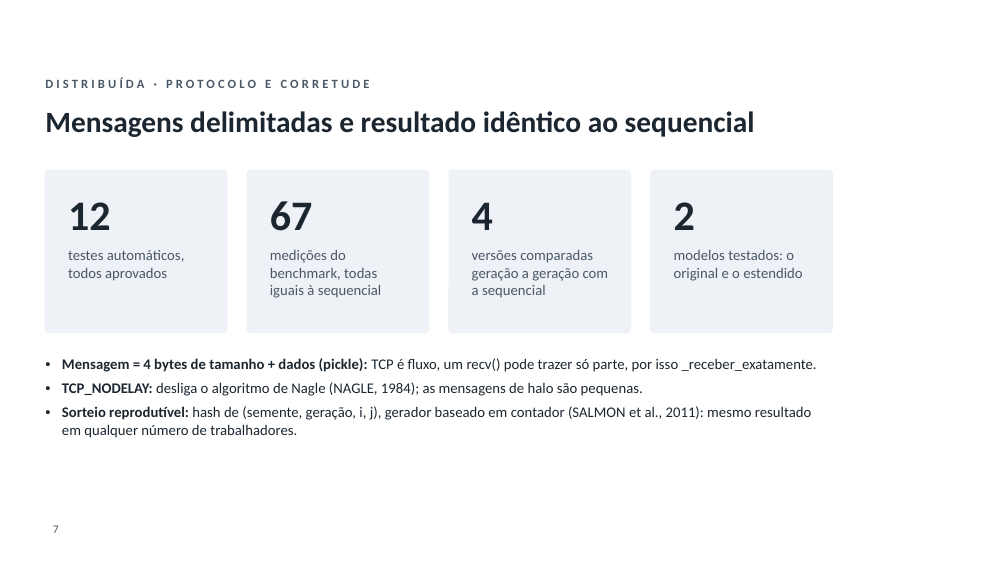
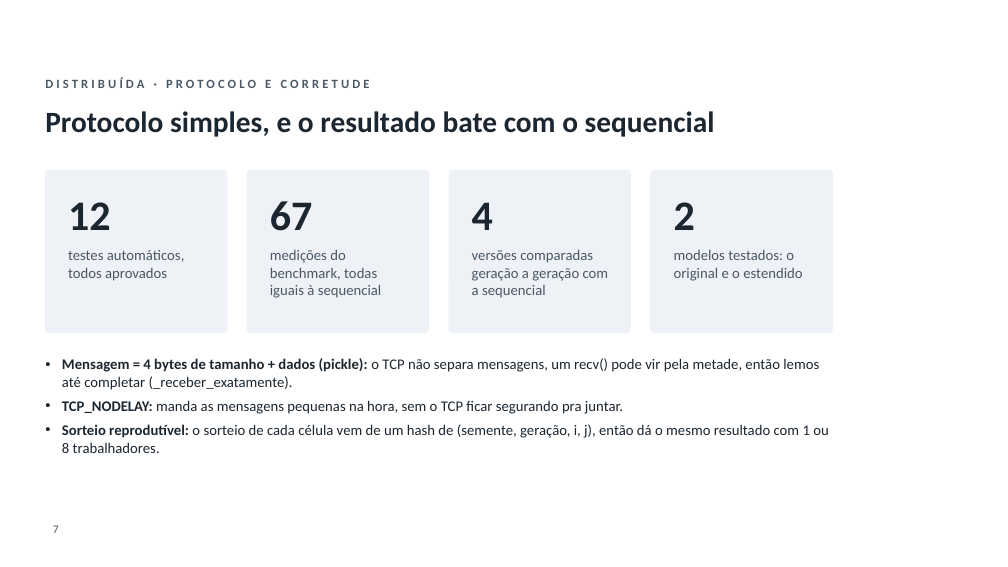
Before and after one commit to GianSE/fakenews-distribuidos, a slide deck: slide 7 of Apresentacao/Apresentacao_FakeNews_UTFPR.pptx. Drawn at 1008x567 pixels with LibreOffice and Linux fonts; fonts in the diff are those of the drawing; background and template pictures are left out. Boxes give left, top, right and bottom in pixels: in the first picture for what was removed or moved away, otherwise in the second. Text is boxed around its words. In the diff, an @@ line names an element or a change of style, - is before the commit and + after.

```diff
--- a/Apresentacao/Apresentacao_FakeNews_UTFPR.pptx
+++ b/Apresentacao/Apresentacao_FakeNews_UTFPR.pptx
@@ title at <box>45,111,715,137</box>: text changed @@
-Mensagens delimitadas e resultado idêntico ao sequencial
+Protocolo simples, e o resultado bate com o sequencial
@@ text at <box>62,358,828,453</box>: text changed @@
-• Mensagem = 4 bytes de tamanho + dados (pickle): TCP é fluxo, um recv() pode trazer só parte, por isso _receber_exatamente.
-• TCP_NODELAY: desliga o algoritmo de Nagle (NAGLE, 1984); as mensagens de halo são pequenas.
-• Sorteio reprodutível: hash de (semente, geração, i, j), gerador baseado em contador (SALMON et al., 2011): mesmo resultado em qualquer número de trabalhadores.
+• Mensagem = 4 bytes de tamanho + dados (pickle): o TCP não separa mensagens, um recv() pode vir pela metade, então lemos até completar (_receber_exatamente).
+• TCP_NODELAY: manda as mensagens pequenas na hora, sem o TCP ficar segurando pra juntar.
+• Sorteio reprodutível: o sorteio de cada célula vem de um hash de (semente, geração, i, j), então dá o mesmo resultado com 1 ou 8 trabalhadores.
```
Also in this commit, not shown: 12 other slides changed, 3 other files.
